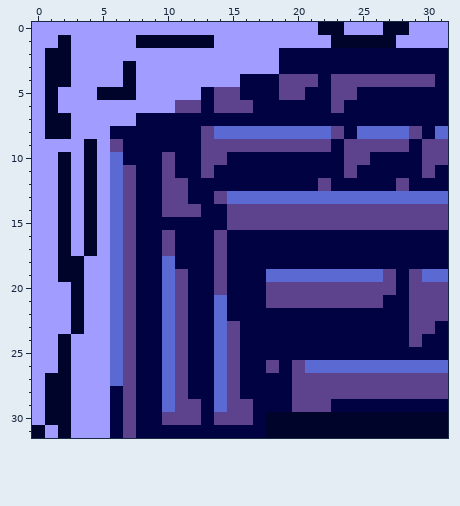
Pixel-art file -- bin/assets/corner.ase. The picture above is the old version.
32x32 pixels, 1 frame.
Once edited:
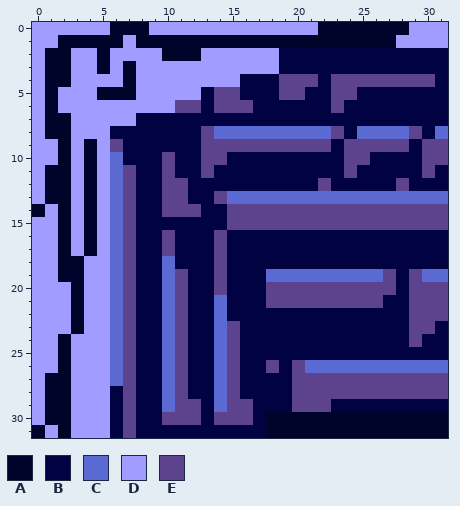
Palette (. is transparent): A #00042b  B #000242  C #5b69d3  D #a19cff  E #5d438e
What changed:
@@ x 0..31 @@
- 0 DDDDDDDDDDDDDDDDDDDDDDAADDDAADDD
- 1 DDADDDDDAAAAAADDDDDDDDDAAAAADDDD
- 2 DAADDDDDDDDDDDDDDDDBBBBBBBBBBBBB
- 3 DAADDDDADDDDDDDDDDDBBBBBBBBBBBBB
+ 0 DDDDDDAAADDDDDDDDDDDDDAAAAAAADDD
+ 1 DDAAAAADAAAAAAAAAAAAAAAAAAAADDDD
+ 2 DAADDADDDDAAADDDDDDBBBBBBBBBBBBB
+ 3 DAADDADADDDDDDDDDDDBBBBBBBBBBBBB
  4 DAADDDDADDDDDDDDBBBEEEBEEEEEEEEB
@@ x 0..4 @@
  8 DAADD
- 9 DDDDA
+ 9 DDADA
 10 DDADA
-11 DDADA
-12 DDADA
-13 DDADA
-14 DDADA
+11 DAADA
+12 DAADA
+13 DAADA
+14 ADADA
 15 DDADA
Boxes around the changes in both pictures, in picture pixels (x1, y1, x2, y2):
changed: (71, 22, 383, 74)
changed: (32, 139, 71, 217)
